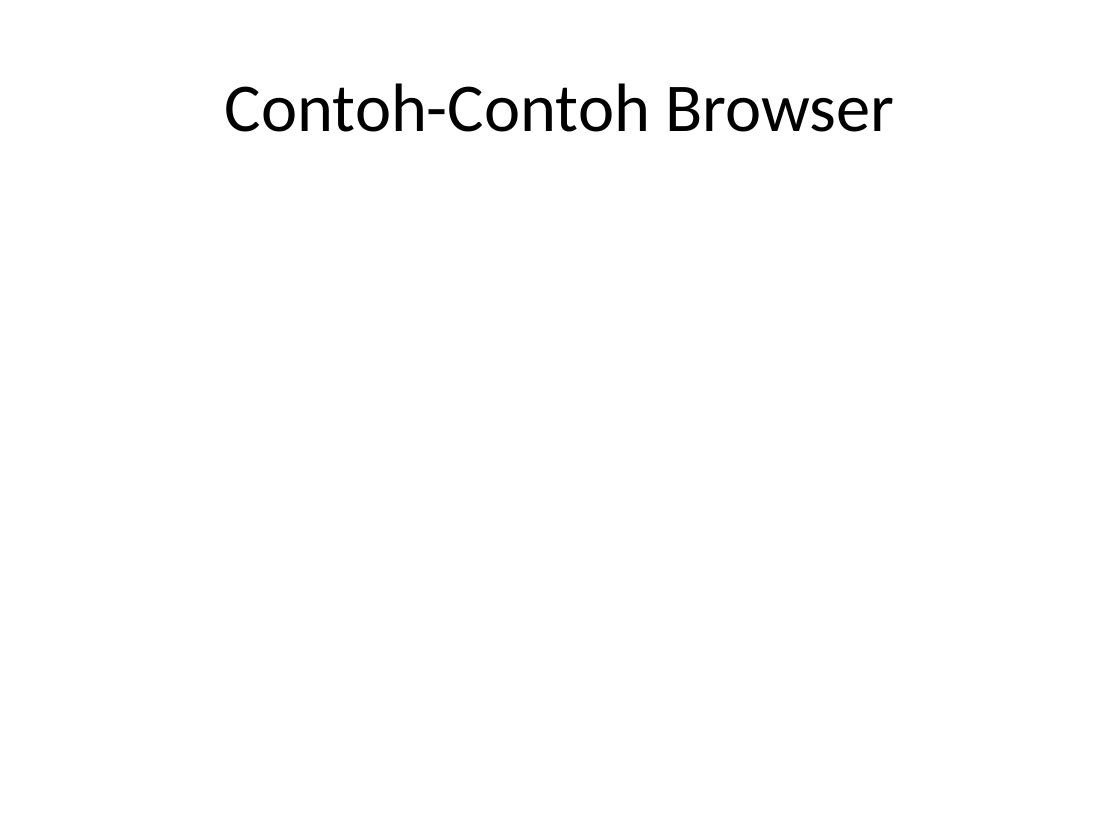
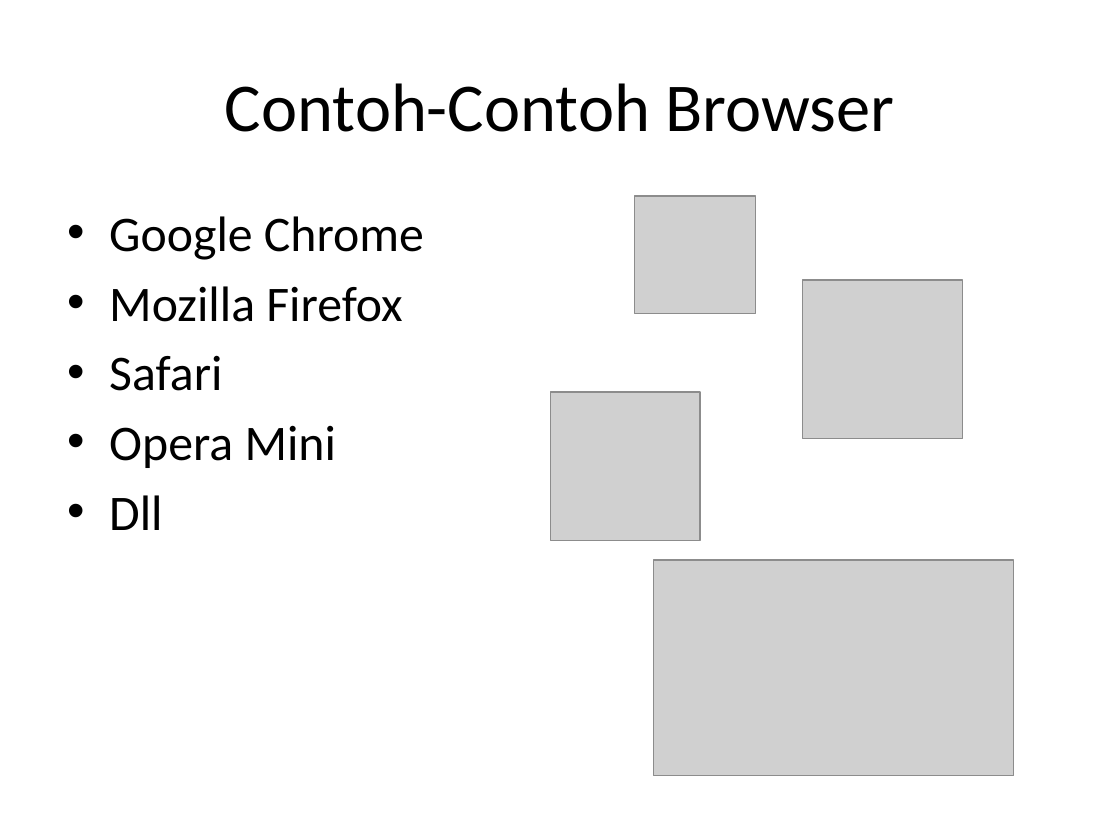
Before and after one commit to ilham513/Materi-Pelajaran-Informatika-SMP-PGRI-Rawlumbu, a slide deck: slide 8 of Kelas 9/Bab 1.1 - Browser.pptx (slide 6 before the commit). Drawn at 1120x840 pixels with LibreOffice and Linux fonts; fonts in the diff are those of the drawing; grey boxes stand for pictures; background and template pictures are left out. Boxes give left, top, right and bottom in pixels: in the first picture for what was removed or moved away, otherwise in the second. Text is boxed around its words. In the diff, an @@ line names an element or a change of style, - is before the commit and + after.

```diff
--- a/Kelas 9/Bab 1.1 - Browser.pptx
+++ b/Kelas 9/Bab 1.1 - Browser.pptx
@@ picture added at [635, 196, 756, 314] @@
@@ text added at [109, 216, 424, 530], 32 pt, text #000000 @@
+• Google Chrome
+• Mozilla Firefox
+• Safari
+• Opera Mini
+• Dll
@@ picture added at [803, 280, 963, 439] @@
@@ picture added at [551, 392, 700, 541] @@
@@ picture added at [653, 560, 1014, 776] @@
```
Also in this commit, not shown: 4 other slides changed, 7 slides added, 12 other files.
